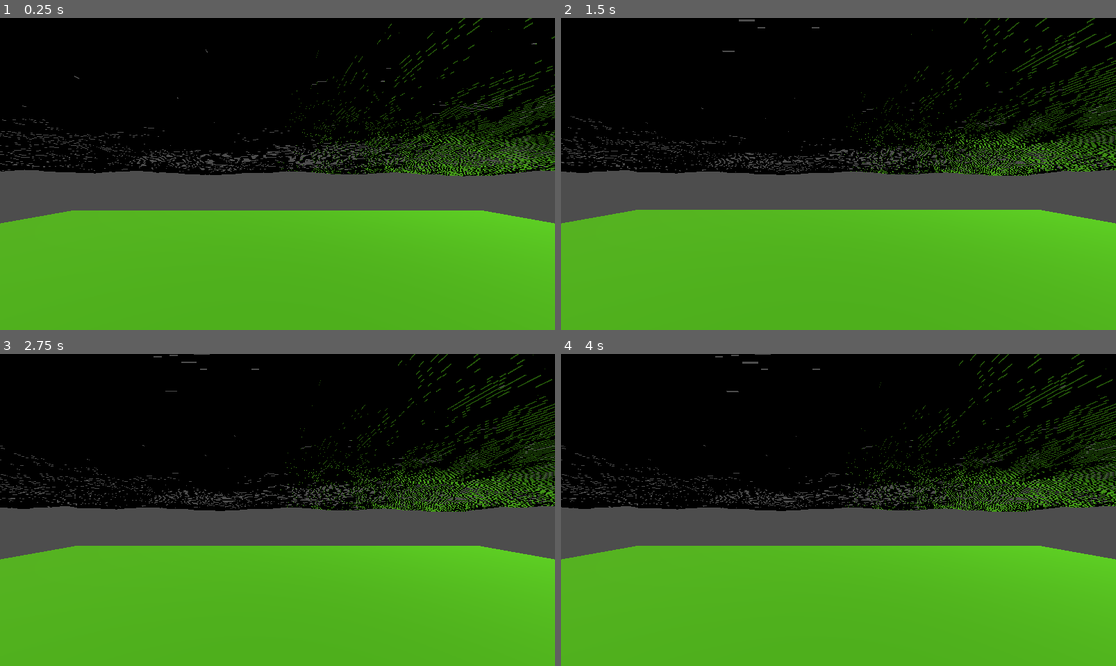
Above: before the commit, frames 1-4 (two rows, left to right).
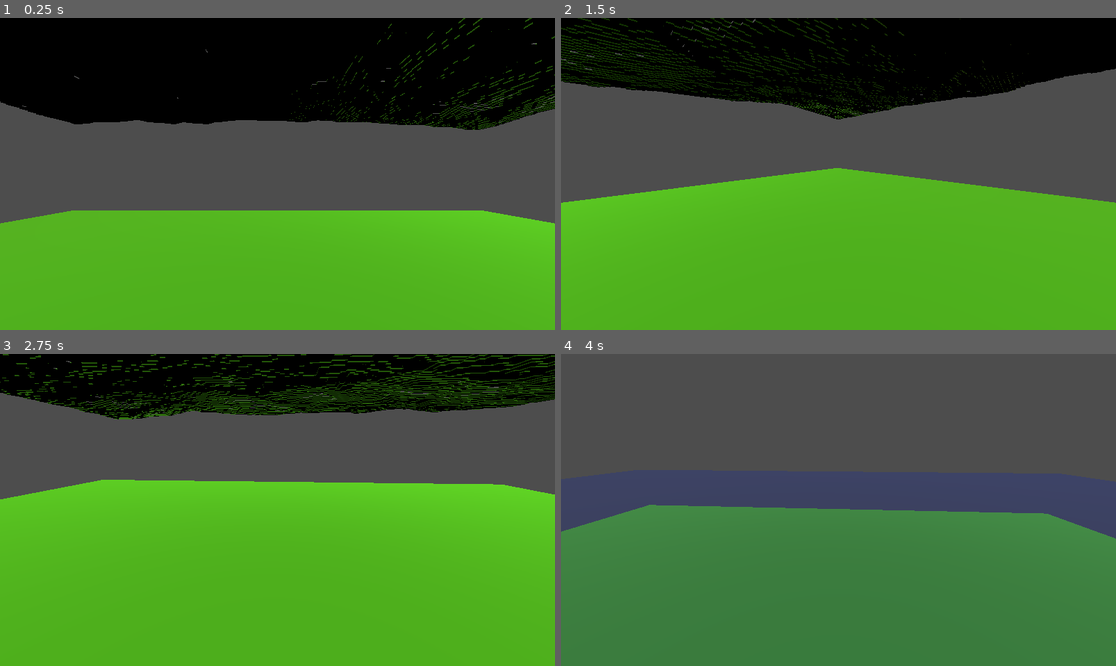
Above: after the commit, the same moments.

Repository: Skaiju/land-generation
Game: Godot game, scene res://mats/game.tscn
Two runs of this game, one before a commit and one after it. Both use one fixed random seed, a clock stepped at 60 frames per second and the inputs below.
Inputs (mouse positions are in pixels of both pictures, inside the frame that each line leads up to):
- Up to frame 1 (0.25 s): no input
- Up to frame 2 (1.5 s): tap Enter at 0.5 s; move the mouse to (960, 158) at 0.52 s; hold Right mouse button (free_rotation, bound only after the com… 0.53-1.28 s; click (960, 158) at 0.67 s; tap Middle mouse button (free_rotation, bound only before the c… at 0.8, 1.35 s; move the mouse to (727, 189) at 1.27 s; click (727, 189) at 1.42 s
- Up to frame 3 (2.75 s): tap , (focus, bound only after the commit) at 1.55, 2.1 s; move the mouse to (333, 441) at 2.02 s; press the mouse at (333, 441) at 2.03 s
- Up to frame 4 (4 s): move the mouse to (810, 572) at 2.77 s; release the mouse at (810, 572) at 2.78 s; click (810, 572) at 2.85 s; right-click (810, 572) at 3.05 s; tap Space at 3.5 s; move the mouse to (1005, 556) at 3.52 s; hold Right mouse button (free_rotation, bound only after the com… from 3.53 s (still down); click (1005, 556) at 3.67 s; tap Middle mouse button (free_rotation, bound only before the c… at 3.8 s

The runs differ from the first frame. In frame 1, 15% of the frame differs, in the area x 0-100%, y 4-51%; in frame 2, 35%; in frame 3, 48%; in frame 4, 97%, in the area x 0-100%, y 0-100%.

Commit message:
add focus, fix rotation while moving

Diff:
--- a/project.godot
+++ b/project.godot
@@ -65,6 +65,17 @@
 }
 free_rotation={
 "deadzone": 0.5,
-"events": [Object(InputEventMouseButton,"resource_local_to_s …(115 unchanged characters)… alse,"meta_pressed":false,"button_mask":4,"position":Vector2(102, 8),"global_position":Vector2(106, 51),"factor":1.0,"button_index":3,"canceled":false,"pressed":true,"double_click":false,"script":null)
+"events": [Object(InputEventMouseButton,"resource_local_to_s …(115 unchanged characters)… alse,"meta_pressed":false,"button_mask":2,"position":Vector2(256, 11),"global_position":Vector2(260, 54),"factor":1.0,"button_index":2,"canceled":false,"pressed":true,"double_click":false,"script":null)
 ]
 }
+free_movement={
+"deadzone": 0.5,
+"events": [Object(InputEventMouseButton,"resource_local_to_scene":false,"resource_name":"","device":-1,"window_id":0,"alt_pressed":false,"shift_pressed":false,"ctrl_pressed":false,"meta_pressed":false,"button_mask":1,"position":Vector2(256, 16),"global_position":Vector2(260, 59),"factor":1.0,"button_index":1,"canceled":false,"pressed":true,"double_click":false,"script":null)
+]
+}
+focus={
+"deadzone": 0.5,
+"events": [Object(InputEventKey,"resource_local_to_scene":false,"resource_name":"","device":-1,"window_id":0,"alt_pressed":false,"shift_pressed":false,"ctrl_pressed":false,"meta_pressed":false,"pressed":false,"keycode":0,"physical_keycode":59,"key_label":0,"unicode":59,"echo":false,"script":null)
+, Object(InputEventKey,"resource_local_to_scene":false,"resource_name":"","device":-1,"window_id":0,"alt_pressed":false,"shift_pressed":false,"ctrl_pressed":false,"meta_pressed":false,"pressed":false,"keycode":0,"physical_keycode":70,"key_label":0,"unicode":102,"echo":false,"script":null)
+]
+}
--- a/scripts/Camera3DMovement.gd
+++ b/scripts/Camera3DMovement.gd
@@ -1,6 +1,7 @@
 extends Node3D
 
-# var position_offset
+var movement_offset: Vector3
+var move_sensitivity: float = 0.5
 
 var zoom_offset: float
 var zoom_sensitivity: float = 15
@@ -16,9 +17,11 @@
 var yaw_sensitivity: float = 0.01
 
 @onready var cam : Camera3D = $Camera3D
+@onready var target: Node3D = $"../"
 
 
 func _ready():
+	movement_offset = position
 	zoom_offset = cam.position.z
 	pitch = rotation.x
 
@@ -33,16 +36,38 @@
 	lerp_rotation.y = lerp(rotation.y, yaw, 0.05)
 	set_rotation(lerp_rotation)
 
+	# Update movement
+	position = lerp(position, basis * movement_offset, 0.5)
+
 
 func _input(event):
+	# Hanlde zoom
 	if event is InputEventMouseButton:
 		var delta_zoom = Input.get_axis("zoom_out", "zoom_in")
 		zoom_offset += zoom_sensitivity * delta_zoom
 		zoom_offset = clampf(zoom_offset, -zoom_max, -zoom_min)
 
-	if Input.is_action_pressed("free_rotation") and event is InputEventMouseMotion:
+	# Handle rotation: while mouse is moving
+	if event is InputEventMouseMotion:
 		var relative_delta = (event as InputEventMouseMotion).relative
-		pitch -=  pitch_sensitivity * relative_delta.y
-		pitch = clampf(pitch, pitch_max, pitch_min)
 
-		yaw -= yaw_sensitivity * relative_delta.x
+		# Handle rotation
+		if Input.is_action_pressed("free_rotation"):
+			pitch -=  pitch_sensitivity * relative_delta.y
+			pitch = clampf(pitch, pitch_max, pitch_min)
+
+			yaw -= yaw_sensitivity * relative_delta.x
+
+		# Handle movement
+		elif Input.is_action_pressed("free_movement"):
+			# Stop lerping to rotations
+			pitch = rotation.x
+			yaw = rotation.y
+
+			# Get movement
+			var direction = Vector3(-relative_delta.x, relative_delta.y, 0)
+			movement_offset += move_sensitivity * direction
+
+	# Handle focus
+	if Input.is_action_just_pressed("focus"):
+		movement_offset = target.position
--- a/scripts/game.gd
+++ b/scripts/game.gd
@@ -13,7 +13,7 @@
 
 
 	var fast_noise = FastNoiseLite.new()
-	var size = 400
+	var size = 150
 	var offset = randi() % 1000
 	var scale: float = 1.2
 	var amplitude: float = 20
